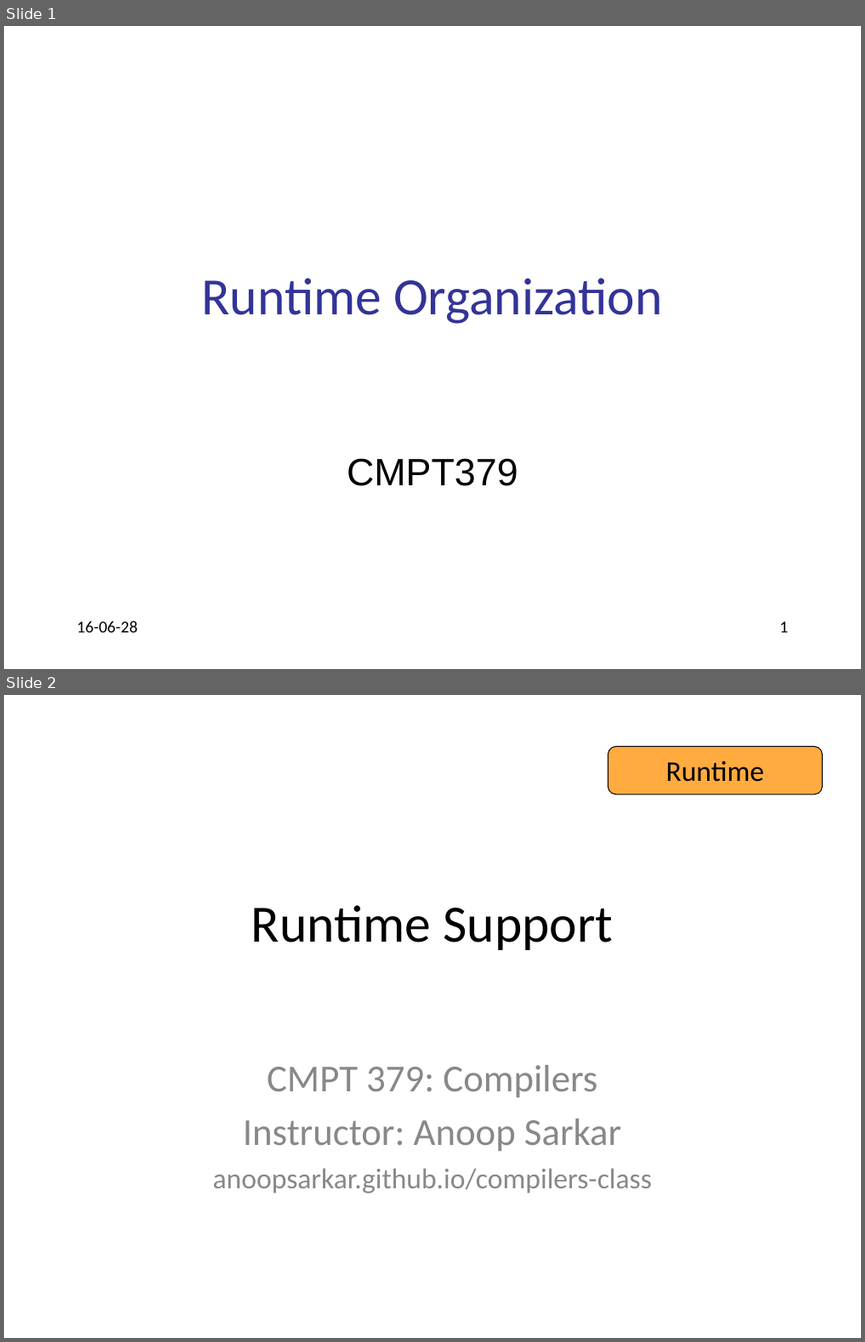
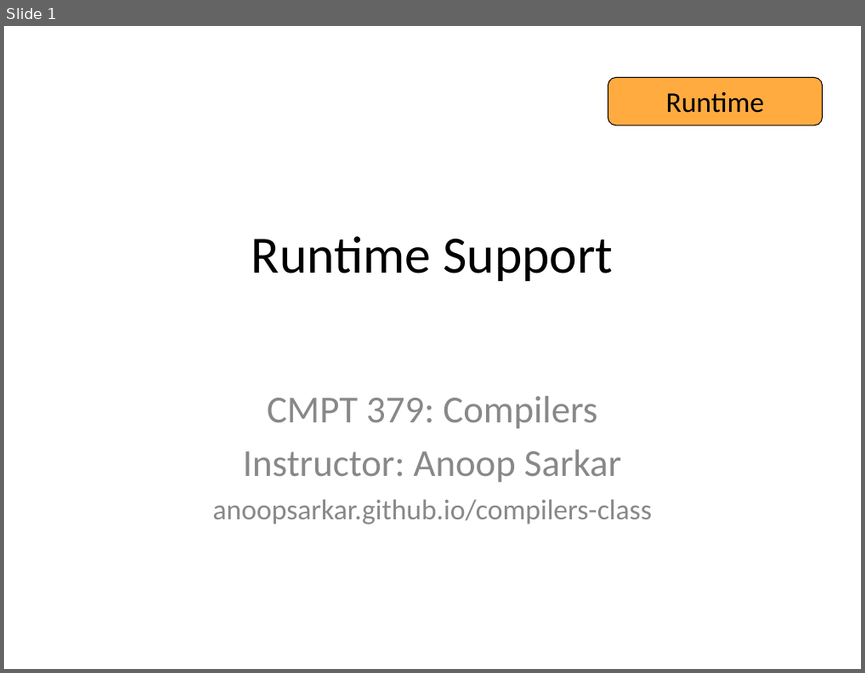
Before and after one commit to anoopsarkar/compilers-class, a slide deck: assets/ppt/codegen/runtime.pptx. Shown one above the other, each under a label of ours: slides 1 and 2 before the commit, slide 1 after it. The pictures are 865x1342 and 865x673 pixels, drawn with LibreOffice and Linux fonts; fonts in the diff are those of the drawing. Boxes give left, top, right and bottom in pixels: in the first picture for what was removed or moved away, otherwise in the second. Text is boxed around its words. In the diff, an @@ line names an element or a change of style, - is before the commit and + after.

```diff
--- a/assets/ppt/codegen/runtime.pptx
+++ b/assets/ppt/codegen/runtime.pptx
@@ slide 1 removed at box(4, 26, 861, 669), background #FFFFFF @@
@@ title removed at box(202, 278, 663, 324) @@
-Runtime Organization
@@ subtitle removed at box(347, 458, 518, 486) @@
-CMPT379
@@ text removed at box(77, 620, 138, 632) @@
-16-06-28
@@ page number removed at box(779, 621, 788, 632) @@
-1
@@ what was slide 2 is now slide 1 @@
```
Also in this commit, not shown: 53 slides changed, 3 other files.
